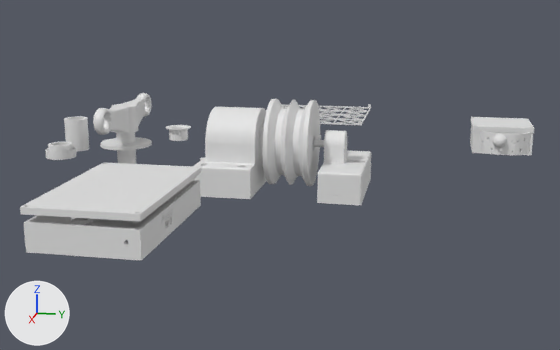
The Blender file blender/spider_launcher.blend: old version first, new version second.
Before and after are seen from a 50 mm camera at (1.13, 0.216, 0.231) aimed at (0.031, -0.004, -0.044). The lights are fixed; the arrows at lower left show +X, +Y and +Z. The first picture is the older version.

Names of what the first picture shows: 'box', 'box_lid', 'platform', 'pole_bug_eyes', 'pole_spacer_x2', 'pole_top_bracket', 'spider_box_lid', 'spider_eye_mount', 'winch_mount_motor_side', 'winch_mount_non-motor_side_lower', 'winch_mount_non-motor_side_upper', 'winch_wheel' and 6 more.
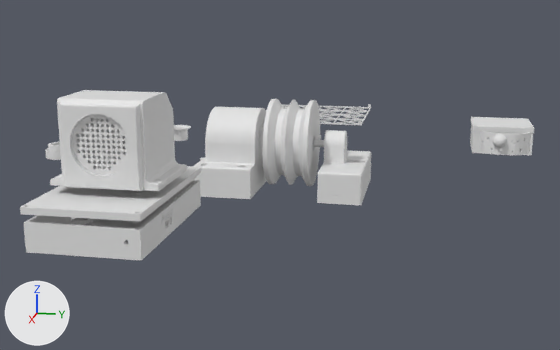
Commit message: Add speaker housing.

Where the newer file only moved an object's origin or applied its transform, the numbers keep the older frame.

Diff of the bpy script that builds the scene:
```diff
--- a/blender/spider_launcher.blend.py
+++ b/blender/spider_launcher.blend.py
@@ me_cube_005 @@
+me_cube_005.from_pydata(...)  # 5512 vertices, 2827 faces; spans x 0.025..0.056, y -0.0465..0.0469, z -0.05..0.05
@@ me_cube_004 @@
+me_cube_004.from_pydata(...)  # 1126 vertices, 820 faces; spans x -0.05..0.05, y -0.065..0.065, z -0.05..0.05
@@ ob_box_speaker_front @@
+ob_box_speaker_front = bpy.data.objects.new('box_speaker_front', me_cube_005)
+ob_box_speaker_front.location = (0.29, -0.144, 0.058)
@@ ob_box_speaker_housing @@
+ob_box_speaker_housing = bpy.data.objects.new('box_speaker_housing', me_cube_004)
+ob_box_speaker_housing.location = (0.29, -0.144, 0.058)
```

What differs and where, as boxes (x1, y1, x2, y2) in the pictures (560 x 350 px):
'box_speaker_front', added
    after: (59, 98, 144, 191)
'box_speaker_housing', added
    after: (50, 90, 187, 191)
'pole_bug_eyes', unchanged, covered by the edit
    before: (93, 93, 152, 135)
'pole_top_bracket', unchanged, covered by the edit
    before: (100, 132, 152, 164)
